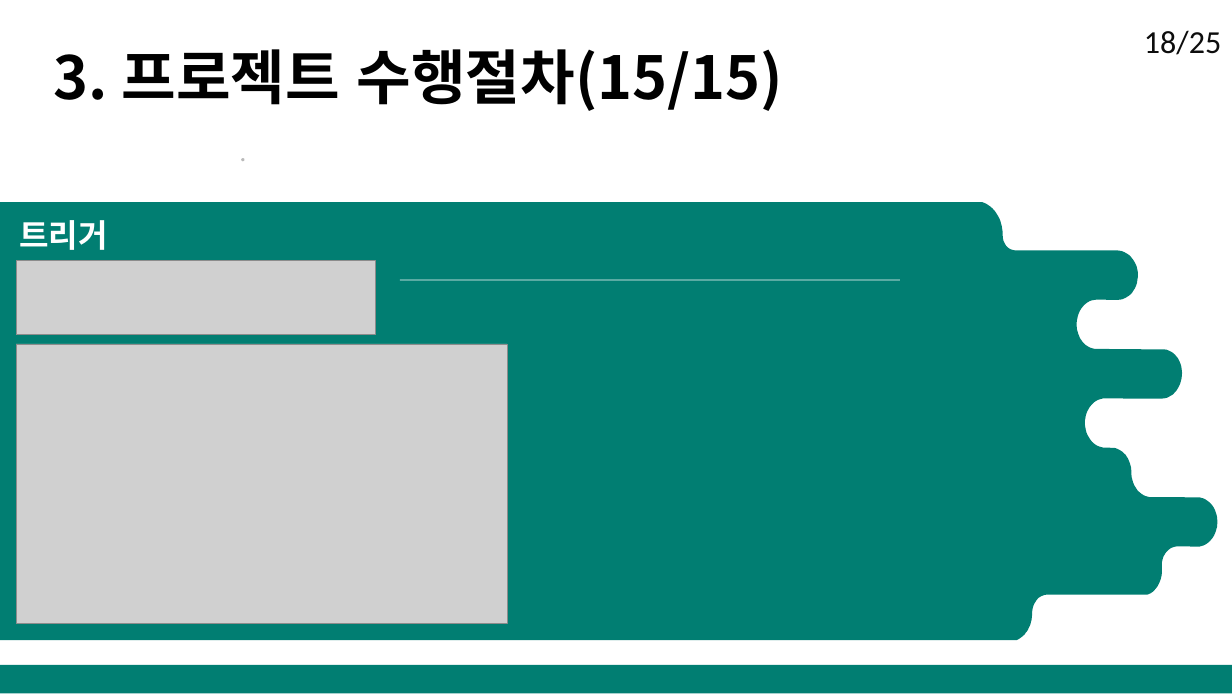
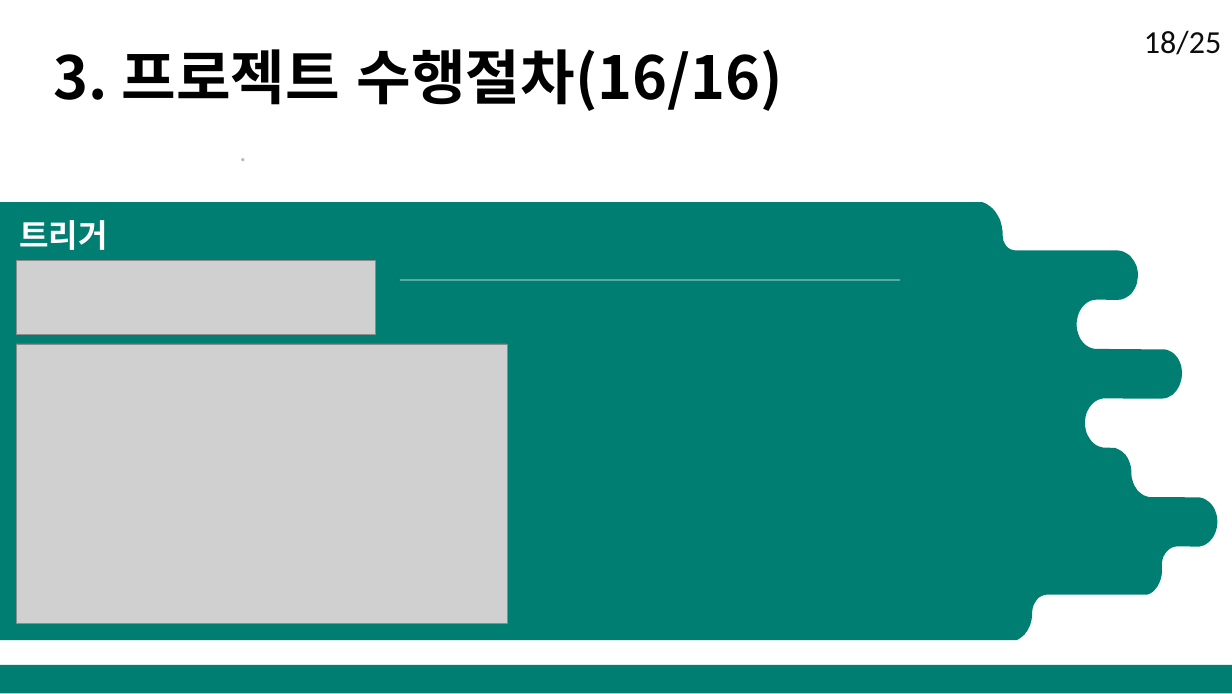
Before and after one commit to DongJoonLeeDJ/AI_305_7_20220627, a slide deck: slide 20 of DB수업/5팀/5조 데이터베이스과제.pptx. Drawn at 1232x694 pixels with LibreOffice and Linux fonts; fonts in the diff are those of the drawing; grey boxes stand for pictures. Boxes give left, top, right and bottom in pixels: in the first picture for what was removed or moved away, otherwise in the second. Text is boxed around its words. In the diff, an @@ line names an element or a change of style, - is before the commit and + after.

```diff
--- a/DB수업/5팀/5조 데이터베이스과제.pptx
+++ b/DB수업/5팀/5조 데이터베이스과제.pptx
@@ text at box(54, 49, 784, 111): text changed @@
-3. 프로젝트 수행절차(15/15)
+3. 프로젝트 수행절차(16/16)
```
Also in this commit, not shown: 15 other slides changed, 1 other file.
